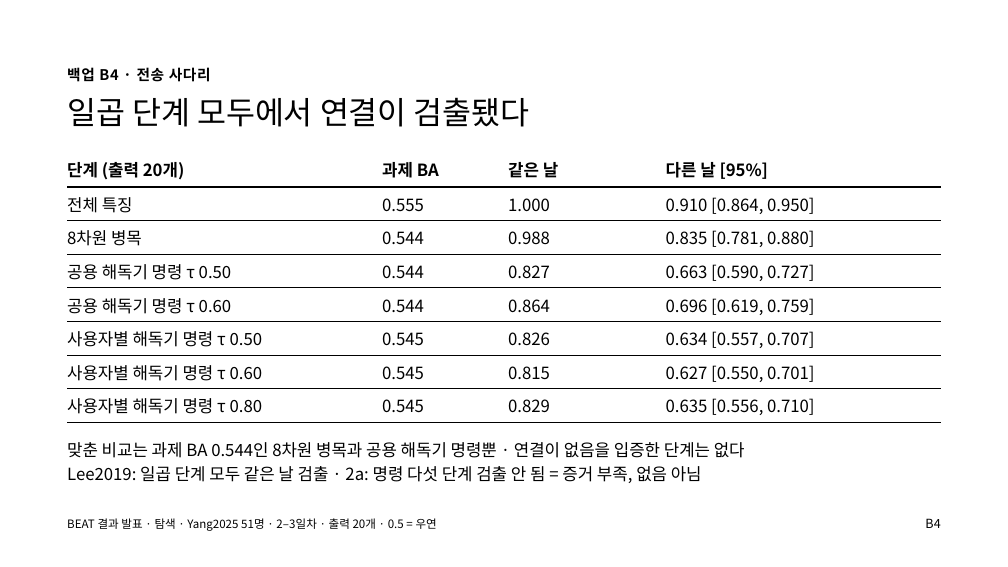
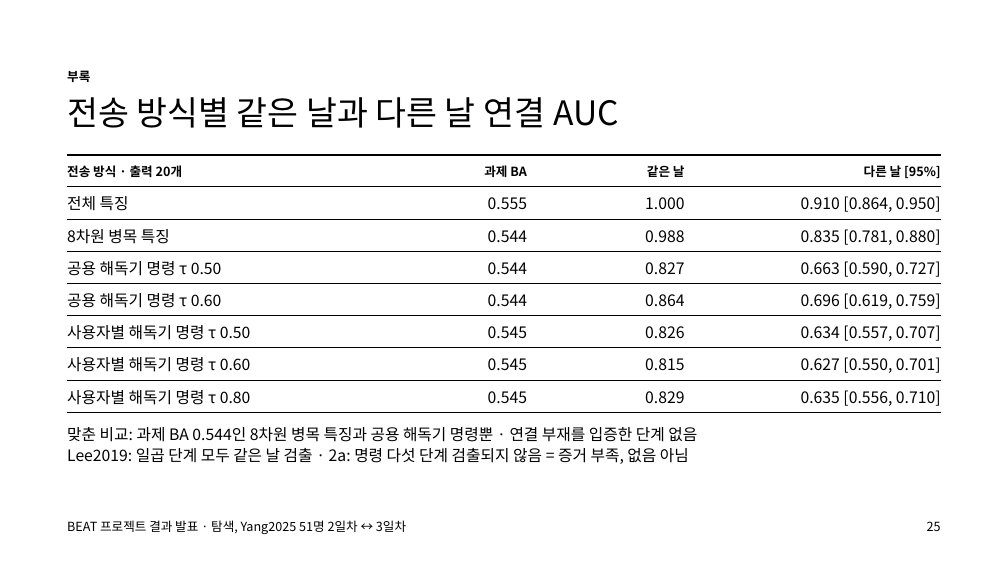
Before and after one commit to gigalove6783-pixel/beat-eeg-privacy, a slide deck: slide 25 of presentation/BEAT_demo_talk.pptx (slide 17 before the commit). Drawn at 1008x567 pixels with LibreOffice and Linux fonts; fonts in the diff are those of the drawing. Boxes give left, top, right and bottom in pixels: in the first picture for what was removed or moved away, otherwise in the second. Text is boxed around its words. In the diff, an @@ line names an element or a change of style, - is before the commit and + after.

```diff
--- a/presentation/BEAT_demo_talk.pptx
+++ b/presentation/BEAT_demo_talk.pptx
@@ text removed at [67,67,211,82] @@
-백업 B4 · 전송 사다리
@@ text added at [67,70,90,82], 12 pt, text #000000, bold @@
+부록
@@ text at [67,97,619,128]: text changed; size 30 to 32 pt @@
-일곱 단계 모두에서 연결이 검출됐다
+전송 방식별 같은 날과 다른 날 연결 AUC
@@ table at [67,155,941,410] @@
-row 1, column 1: 단계 (출력 20개)
+row 1, column 1: 전송 방식 · 출력 20개
-row 3, column 1: 8차원 병목
+row 3, column 1: 8차원 병목 특징
@@ size 16 to 12 pt in "과제 BA", "같은 날", "다른 날 [95%]" @@
@@ size 16 to 15 pt in "전체 특징", "0.555", "1.000", "0.910 [0.864, 0.950]" and 23 more places @@
@@ alignment left to right @@
@@ borders changed @@
@@ text at [67,427,697,464]: text changed; size 16 to 15 pt @@
-맞춘 비교는 과제 BA 0.544인 8차원 병목과 공용 해독기 명령뿐 · 연결이 없음을 입증한 단계는 없다
-Lee2019: 일곱 단계 모두 같은 날 검출 · 2a: 명령 다섯 단계 검출 안 됨 = 증거 부족, 없음 아님
+맞춘 비교: 과제 BA 0.544인 8차원 병목 특징과 공용 해독기 명령뿐 · 연결 부재를 입증한 단계 없음
+Lee2019: 일곱 단계 모두 같은 날 검출 · 2a: 명령 다섯 단계 검출되지 않음 = 증거 부족, 없음 아님
@@ text at [67,520,406,534]: text changed; size 11 to 12 pt @@
-BEAT 결과 발표 · 탐색 · Yang2025 51명 · 2–3일차 · 출력 20개 · 0.5 = 우연
+BEAT 프로젝트 결과 발표 · 탐색, Yang2025 51명 2일차 ↔ 3일차
@@ text removed at [925,518,940,528] @@
-B4
@@ text added at [927,521,941,531], 12 pt, text #000000 @@
+25
```
Also in this commit, not shown: 6 other slides changed, 18 slides added, 12 slides removed, 24 other files.
